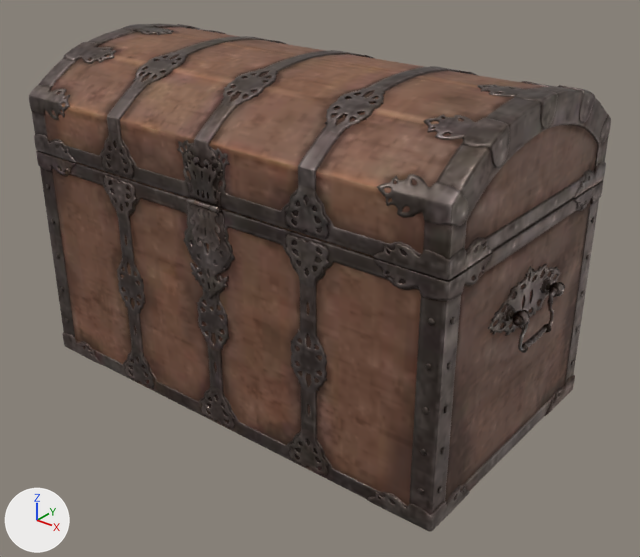
Before and after pictures for a commit that changed the glTF model server/public/assets/polyhaven/models/treasure_chest/treasure_chest.gltf.
Camera for both pictures: a 50 mm lens placed at (0.968, -1.172, 0.931), pointed at (0.047, -0.02, 0.217). Lighting does not change. The marker at lower left points along +X, +Y and +Z. The older version comes first. Vertices at exactly the same position are counted once.

In view in the first picture: 'treasure_chest_bottom', 'treasure_chest_lid', 'treasure_chest_lock' and 1 more.
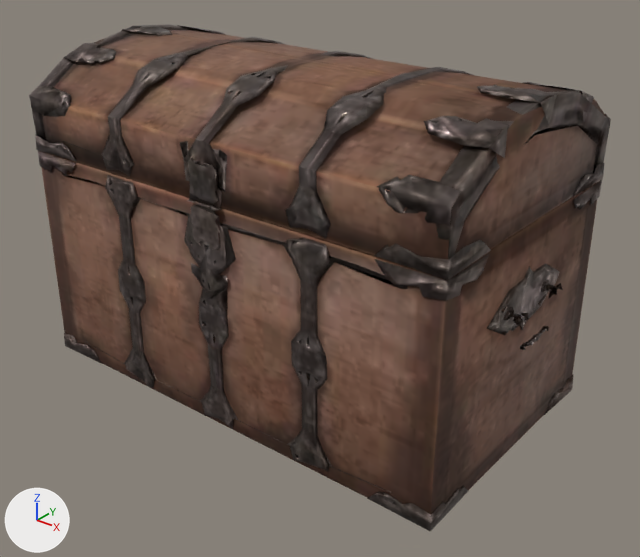
Patch to the scene script:
```diff
--- a/server/public/assets/polyhaven/models/treasure_chest/treasure_chest.gltf.py
+++ b/server/public/assets/polyhaven/models/treasure_chest/treasure_chest.gltf.py
@@ me_plane_020 @@
 # used by ob_treasure_chest_bottom; location = (0.0, 0.0, 0.016)
-me_plane_020.from_pydata(...)  # 29505 vertices, 52042 faces; spans x -0.48..0.48, y -0.255..0.26, z -0.018..0.408
+me_plane_020.from_pydata(...)  # 1174 vertices, 1662 faces; spans x -0.472..0.473, y -0.255..0.256, z -0.017..0.406
+# me_plane_020 part 1: 40 loose pieces with 1000 vertices, spanning x -0.448..0.448, y -0.254..0.255, z 0.045..0.344, are deleted
+# me_plane_020 part 2: 4 vertices moved within x -0.445..0.445, y -0.043..0.043, z 0.278; 27331 vertices removed from x -0.48..0.48, y -0.255..0.26, z -0.018..0.408
 me_plane_020.materials.append(mat_treasure_chest)
@@ me_plane_002 @@
 # used by ob_treasure_chest_lid; location = (0.0, 0.257, 0.421)
-me_plane_002.from_pydata(...)  # 24507 vertices, 43518 faces; spans x -0.449..0.449, y -0.519..0.004, z -0.004..0.197
+me_plane_002.from_pydata(...)  # 981 vertices, 1460 faces; spans x -0.448..0.448, y -0.519..0.003, z -0.002..0.195
+# me_plane_002 part 3: 23232 vertices removed from x -0.449..0.449, y -0.519..0.004, z -0.004..0.197
+# other edits to the shape of me_plane_002 do not show in these pictures
 me_plane_002.materials.append(mat_treasure_chest)
```

What differs and where, as boxes [x1, y1, x2, y2] in the pictures (640 x 557 px):
'treasure_chest_bottom', reshaped: before [36, 150, 603, 532]; after [38, 151, 602, 531]
'treasure_chest_lid', reshaped: before [29, 24, 611, 280]; after [29, 25, 611, 280]
part 1 of me_plane_020, deleted: before [46, 184, 595, 494]
part 2 of me_plane_020, cut back: before [36, 150, 603, 532]; after [541, 282, 544, 292]
part 3 of me_plane_002, deleted: before [29, 24, 611, 280]
